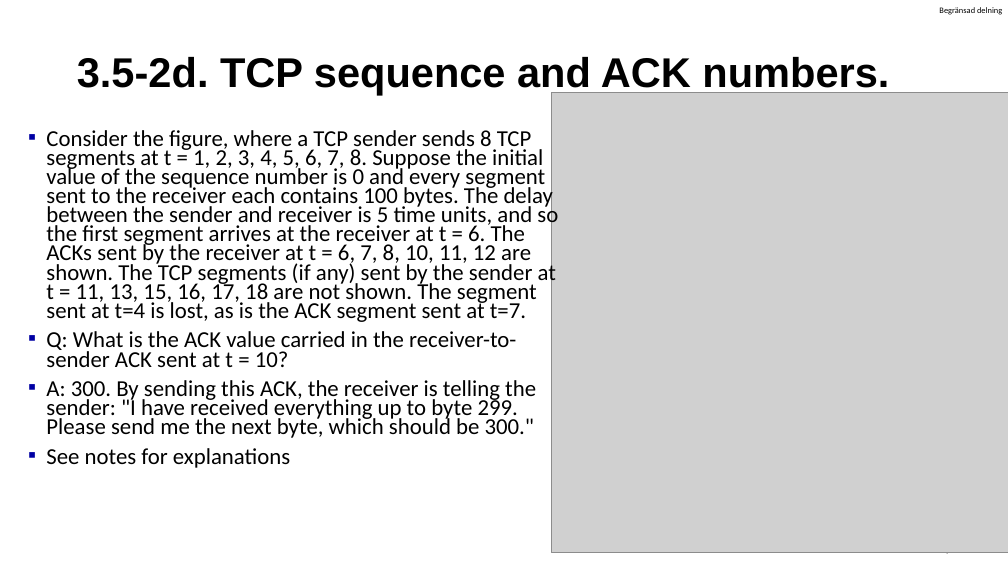
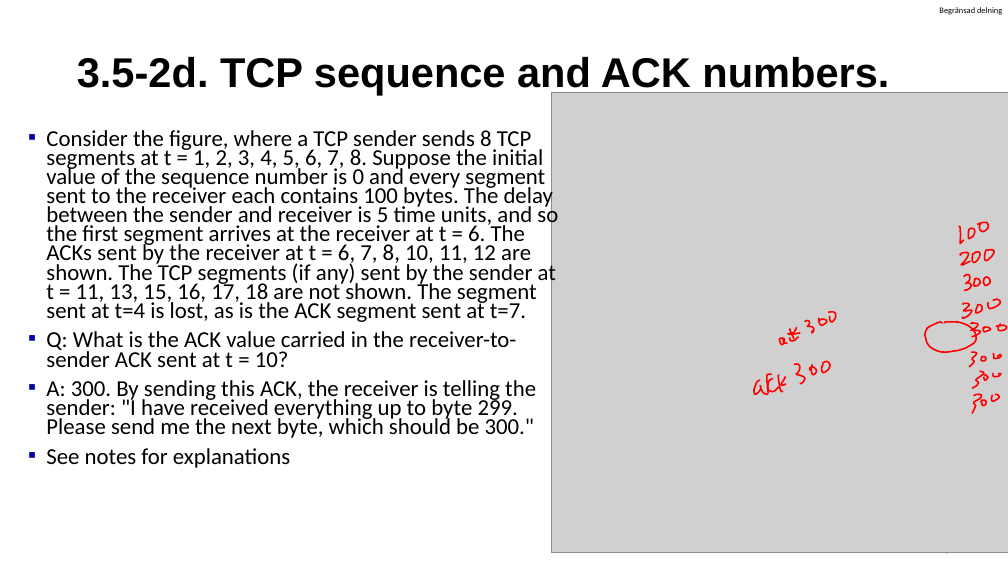
Before and after one commit to guhofstra/CSC175, a slide deck: slide 8 of PPTs/Quiz/Quiz Questions.pptx. Drawn at 1008x567 pixels with LibreOffice and Linux fonts; fonts in the diff are those of the drawing; grey boxes stand for pictures. Boxes give left, top, right and bottom in pixels: in the first picture for what was removed or moved away, otherwise in the second. Text is boxed around its words. In the diff, an @@ line names an element or a change of style, - is before the commit and + after.

```diff
--- a/PPTs/Quiz/Quiz Questions.pptx
+++ b/PPTs/Quiz/Quiz Questions.pptx
@@ group added at (960,222,994,265): 6 freeform shapes @@
@@ freeform shape added at (964,274,971,290), outline #FF0000 1.5 pt @@
@@ freeform shape added at (974,278,981,286), outline #FF0000 1.5 pt @@
@@ freeform shape added at (984,277,991,285), outline #FF0000 1.5 pt @@
@@ freeform shape added at (988,299,1000,309), outline #FF0000 1.5 pt @@
@@ group added at (780,312,836,345): 7 freeform shapes @@
@@ freeform shape added at (926,322,977,352), outline #FF0000 1.5 pt @@
@@ freeform shape added at (963,303,972,318), outline #FF0000 1.5 pt @@
@@ freeform shape added at (976,305,982,313), outline #FF0000 1.5 pt @@
@@ group added at (754,361,830,395): 8 freeform shapes @@
@@ group added at (969,323,1007,413): 12 freeform shapes @@
```
Also in this commit, not shown: 8 other slides changed, 4 slides added.
